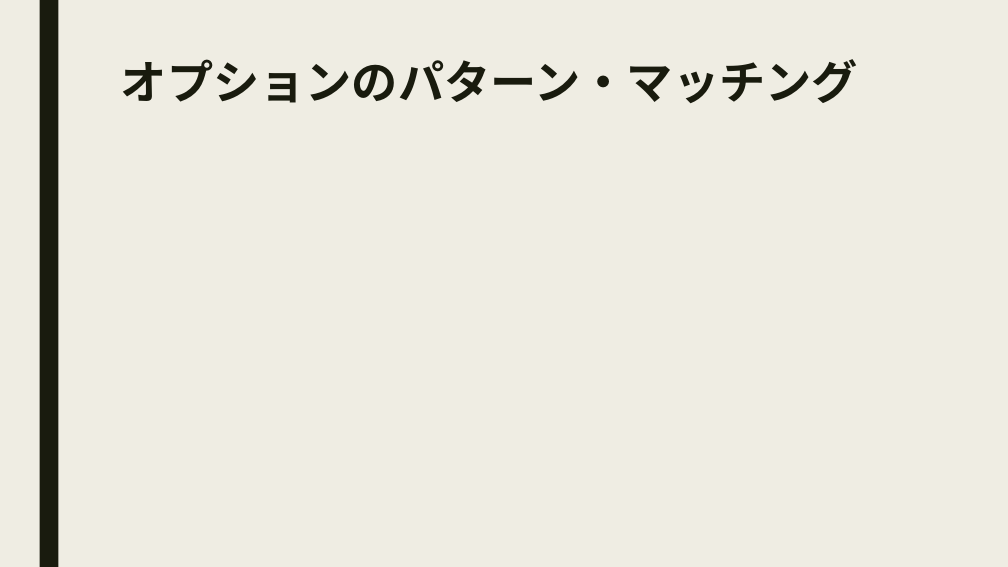
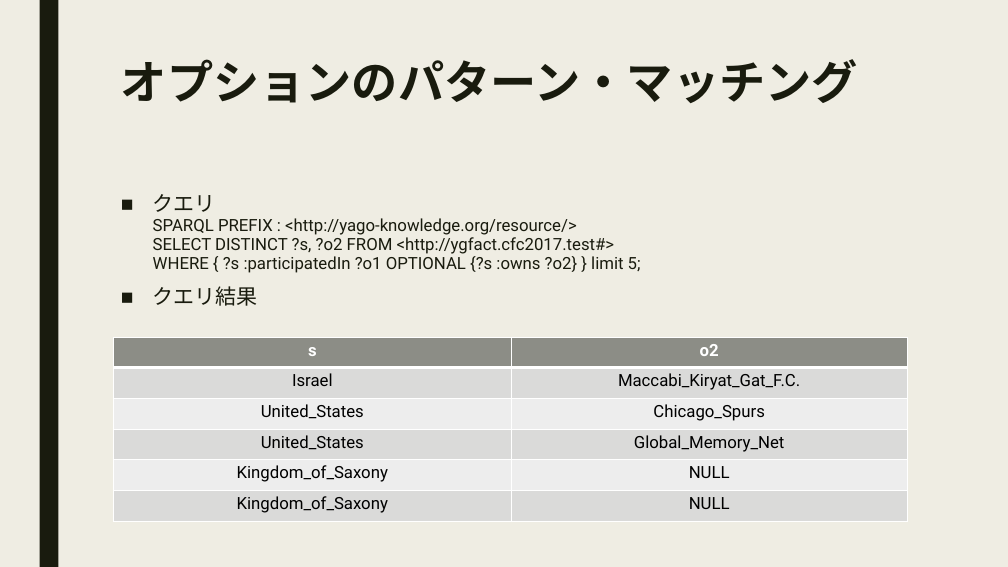
Before and after one commit to zambendorf/cfc2017aug, a slide deck: slide 40 of doc/cfc-20170805a.pptx. Drawn at 1008x567 pixels with LibreOffice and Linux fonts; fonts in the diff are those of the drawing. Boxes give left, top, right and bottom in pixels: in the first picture for what was removed or moved away, otherwise in the second. Text is boxed around its words. In the diff, an @@ line names an element or a change of style, - is before the commit and + after.

```diff
--- a/doc/cfc-20170805a.pptx
+++ b/doc/cfc-20170805a.pptx
@@ text added at box(153, 194, 641, 306), 16 pt, text #191B0E @@
+■ クエリ
+  SPARQL PREFIX : <http://yago-knowledge.org/resource/>
+  SELECT DISTINCT ?s, ?o2 FROM <http://ygfact.cfc2017.test#>
+  WHERE { ?s :participatedIn ?o1 OPTIONAL {?s :owns ?o2} } limit 5;
+■ クエリ結果
@@ table added at box(113, 337, 907, 521), 6 rows, 2 columns @@
+s | o2
+Israel | Maccabi_Kiryat_Gat_F.C.
+United_States | Chicago_Spurs
+United_States | Global_Memory_Net
+Kingdom_of_Saxony | NULL
+Kingdom_of_Saxony | NULL
```
Also in this commit, not shown: 9 other slides changed, 7 slides added, 3 slides removed, 4 other files.
